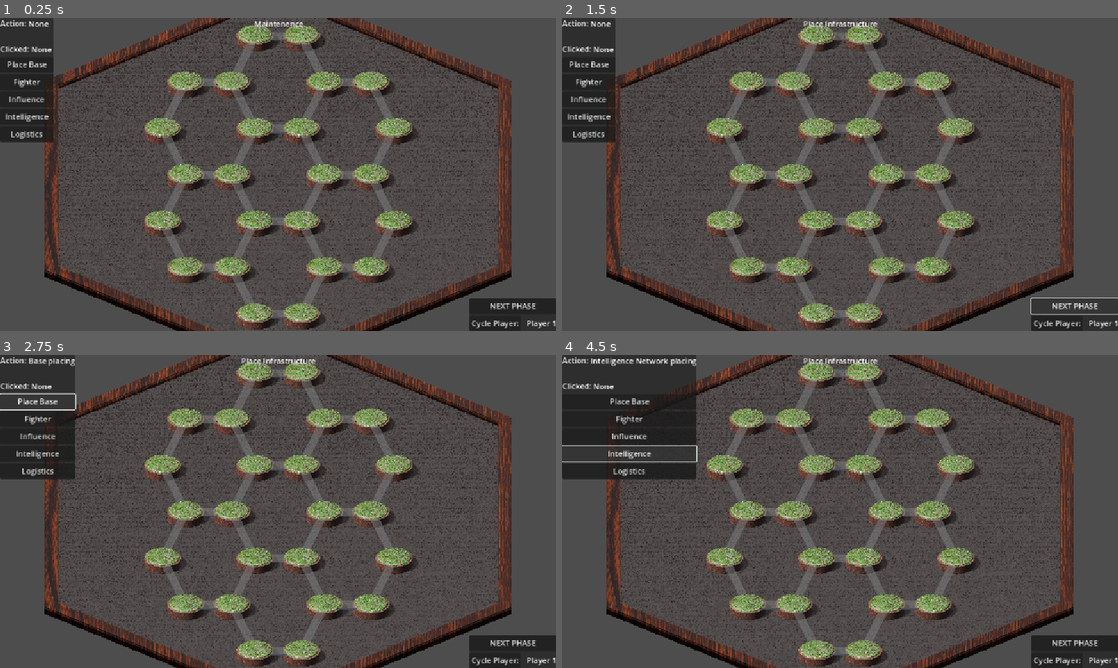
Above: before the commit, frames 1-4 (two rows, left to right).
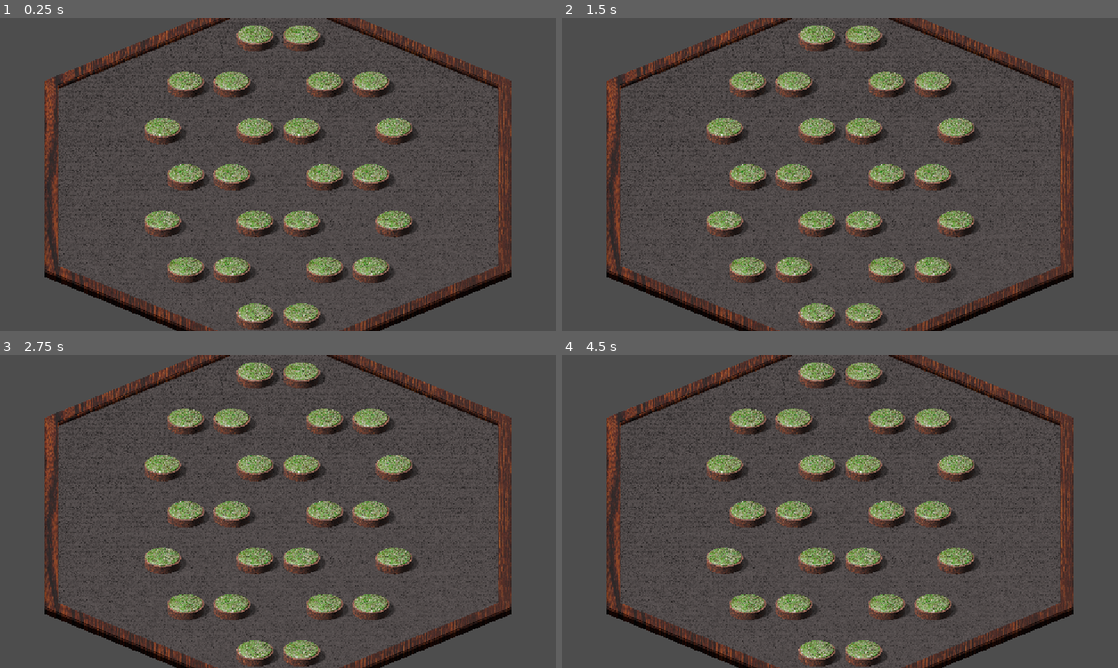
Above: after the commit, the same moments.

Repository: Sheepy3/insurgencygame
Game: Godot game, scene res://MapStuff/Map.tscn
Same seed, same stepped clock (60 frames per second), same inputs: the game is played once before the commit and once after it.
Inputs (mouse positions are in pixels of both pictures, inside the frame that each line leads up to):
- Up to frame 1 (0.25 s): no input
- Up to frame 2 (1.5 s): click (1073, 305) at 0.5 s, where only the run before the commit has a clickable "NEXT PHASE"; click (1073, 305) at 1.25 s, where only the run before the commit has a clickable "NEXT PHASE"
- Up to frame 3 (2.75 s): click (27, 401) at 2 s, where only the run before the commit has a clickable "Place Base"
- Up to frame 4 (4.5 s): click (600, 417) at 2.75 s, where only the run before the commit has a clickable "Fighter"; click (600, 436) at 3.5 s, where only the run before the commit has a clickable "Influence"; click (606, 452) at 4.25 s, where only the run before the commit has a clickable "Intelligence"

The runs differ from the first frame. In frame 1, 8.2% of the frame differs, in the area x 0-100%, y 0-100%; in frame 2, 7.7%; in frame 3, 9.1%; in frame 4, 13%.
Error after the commit: Invalid access to property or key 'The_action' on a base object of type 'null instance'. (res://MapStuff/map.gd:10)

Commit message:
new font and updated networks

Diff:
--- a/GUI/Game_UI.tscn
+++ b/GUI/Game_UI.tscn
@@ -1,9 +1,13 @@
-[gd_scene load_steps=3 format=3 uid="uid://bqpth4hjbjugk"]
+[gd_scene load_steps=6 format=3 uid="uid://bqpth4hjbjugk"]
 
 [ext_resource type="Script" uid="uid://75yi1ekf0714" path="res://GUI/game_ui.gd" id="1_2if7r"]
+[ext_resource type="LabelSettings" uid="uid://1enntx58kkhe" path="res://GUI/Game_UI.tres" id="2_3qqlp"]
+[ext_resource type="Theme" uid="uid://de8ppri0rbmul" path="res://GUI/Button_Theme.tres" id="3_fbkqq"]
+[ext_resource type="FontFile" uid="uid://jeu6ag8vn6v7" path="res://GUI/Bitrimus.ttf" id="4_w20xb"]
 
 [sub_resource type="LabelSettings" id="LabelSettings_c1gip"]
-font_size = 26
+font = ExtResource("4_w20xb")
+font_size = 32
 font_color = Color(1, 0, 0, 1)
 
 [node name="UI" type="CanvasLayer"]
@@ -23,48 +27,58 @@
 layout_mode = 2
 text = "Action:
 "
+label_settings = ExtResource("2_3qqlp")
 
 [node name="Dynamic_Action" type="Label" parent="PanelContainer/VBoxContainer/HBoxContainer"]
 layout_mode = 2
 size_flags_horizontal = 0
 size_flags_vertical = 0
 text = "None"
+label_settings = ExtResource("2_3qqlp")
 
 [node name="HBoxContainer2" type="HBoxContainer" parent="PanelContainer/VBoxContainer"]
 layout_mode = 2
 
 [node name="Clicked_Label" type="Label" parent="PanelContainer/VBoxContainer/HBoxContainer2"]
+texture_filter = 1
 layout_mode = 2
 text = "Clicked:"
+label_settings = ExtResource("2_3qqlp")
 
 [node name="Dynamic_Clicked" type="Label" parent="PanelContainer/VBoxContainer/HBoxContainer2"]
 layout_mode = 2
 size_flags_horizontal = 0
 size_flags_vertical = 0
 text = "None"
+label_settings = ExtResource("2_3qqlp")
 
 [node name="Base_Button" type="Button" parent="PanelContainer/VBoxContainer"]
 layout_mode = 2
 size_flags_vertical = 4
+theme = ExtResource("3_fbkqq")
 text = "Place Base"
 
 [node name="Fighter_Button" type="Button" parent="PanelContainer/VBoxContainer"]
 layout_mode = 2
 size_flags_vertical = 4
 size_flags_stretch_ratio = 0.0
+theme = ExtResource("3_fbkqq")
 text = "Fighter"
 
 [node name="Influence_Button" type="Button" parent="PanelContainer/VBoxContainer"]
 layout_mode = 2
 size_flags_vertical = 4
+theme = ExtResource("3_fbkqq")
 text = "Influence"
 
 [node name="Intelligence_Network_Button" type="Button" parent="PanelContainer/VBoxContainer"]
 layout_mode = 2
+theme = ExtResource("3_fbkqq")
 text = "Intelligence"
 
 [node name="Logistics_Network_Button" type="Button" parent="PanelContainer/VBoxContainer"]
 layout_mode = 2
+theme = ExtResource("3_fbkqq")
 text = "Logistics"
 
 [node name="PanelContainer2" type="PanelContainer" parent="."]
@@ -83,6 +97,7 @@
 
 [node name="Phase_Button" type="Button" parent="PanelContainer2/VBoxContainer"]
 layout_mode = 2
+theme = ExtResource("3_fbkqq")
 text = "NEXT PHASE"
 
 [node name="HSplitContainer" type="HSplitContainer" parent="PanelContainer2/VBoxContainer"]
@@ -90,11 +105,13 @@
 
 [node name="Player_Switch_Button" type="Button" parent="PanelContainer2/VBoxContainer/HSplitContainer"]
 layout_mode = 2
+theme = ExtResource("3_fbkqq")
 text = "Cycle Player:"
 
 [node name="Dynamic_Player" type="Label" parent="PanelContainer2/VBoxContainer/HSplitContainer"]
 layout_mode = 2
 text = "[Current Player]"
+label_settings = ExtResource("2_3qqlp")
 
 [node name="Current_Phase" type="Label" parent="."]
 anchors_preset = 5
@@ -105,6 +122,7 @@
 offset_bottom = 23.0
 grow_horizontal = 2
 text = "CURRENT PHASE"
+label_settings = ExtResource("2_3qqlp")
 
 [node name="Error_Message" type="Label" parent="."]
 anchors_preset = 7
--- a/MapStuff/Path.tscn
+++ b/MapStuff/Path.tscn
@@ -32,6 +32,7 @@
 [node name="Node" type="Sprite2D" parent="."]
 texture_filter = 1
 position = Vector2(120.5, 0)
+scale = Vector2(1, 0.98)
 texture = ExtResource("2_twyoa")
 
 [node name="Node_Path_Area2D" type="Area2D" parent="."]
--- a/project.godot
+++ b/project.godot
@@ -27,6 +27,10 @@
 
 window/stretch/mode="canvas_items"
 window/stretch/aspect="expand"
+
+[gui]
+
+theme/default_font_multichannel_signed_distance_field=true
 
 [input]
 
@@ -68,4 +72,5 @@
 
 [rendering]
 
+textures/canvas_textures/default_texture_filter=0
 renderer/rendering_method="mobile"
Binary file changed: Assets/Infastructure/Intelligence Network.png
Binary file changed: Assets/Infastructure/Logistics Network.png
